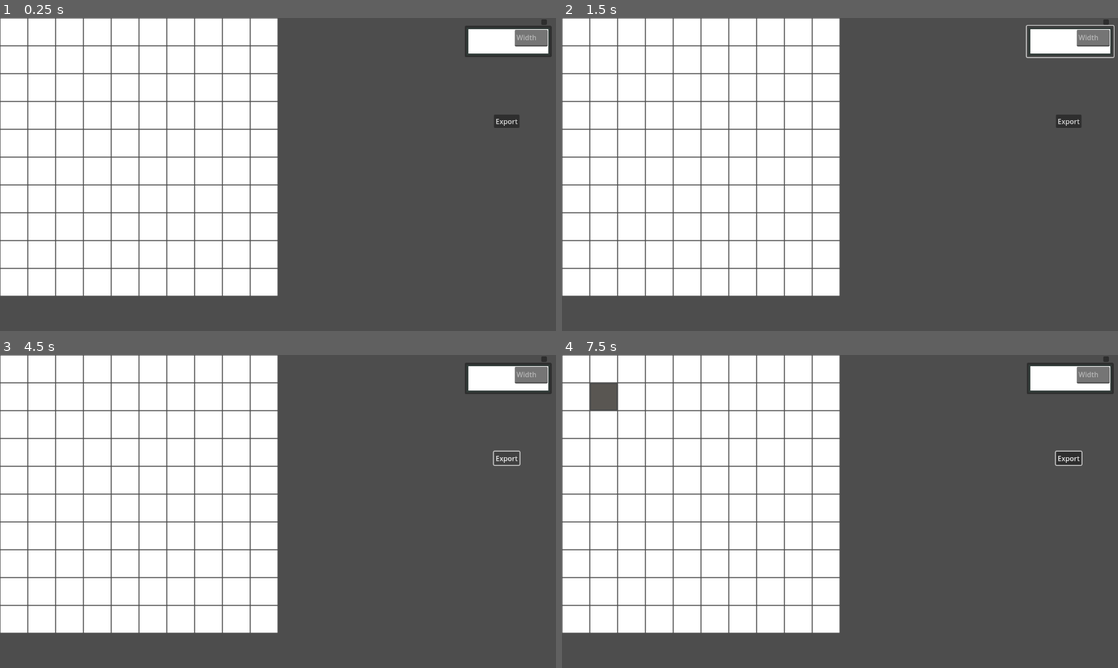
Above: before the commit, frames 1-4 (two rows, left to right).
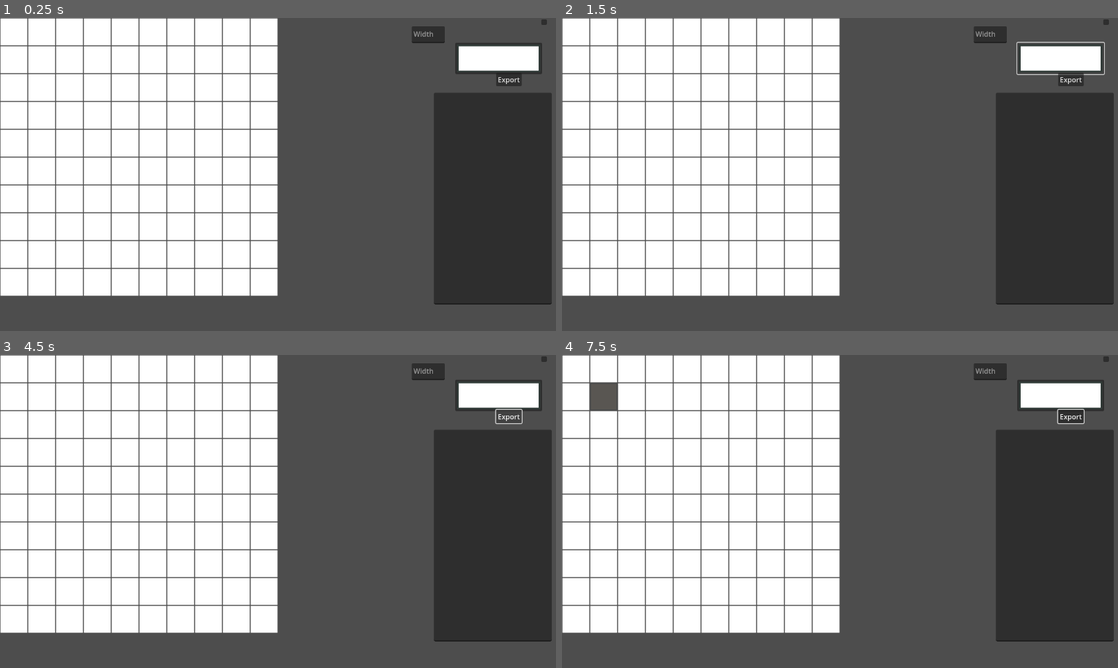
Above: after the commit, the same moments.

Repository: KbabFR/picross_editor
Game: Godot game, scene res://app.tscn
The game is run twice, just before and just after one commit, with the same random seed, the same clock (stepped at 60 frames per second) and the same inputs. The project has no main scene, so this scene is started directly.
Inputs (mouse positions are in pixels of both pictures, inside the frame that each line leads up to; where the layout moved, square brackets give the same spot in the first picture):
- Up to frame 1 (0.25 s): no input
- Up to frame 2 (1.5 s): click "Export" at 0.5 s; click (1062, 58) [1067, 43] at 1.25 s
- Up to frame 3 (4.5 s): click (544, 358) at 2 s; click (500, 395) [505, 380] at 2.75 s; click (544, 358) at 3.5 s; click "Export" at 4.25 s
- Up to frame 4 (7.5 s): click (1062, 395) [1067, 380] at 5 s; click (1106, 358) at 5.75 s; click "Export" at 6.5 s; tap Enter at 7.25 s; move the mouse to (589, 383) at 7.27 s; click (589, 383) at 7.42 s

The runs differ from the first frame. In frame 1, 17% of the frame differs, in the area x 74-100%, y 2-92%; in frame 2, 17%; in frame 3, 17%; in frame 4, 17%.

Commit message:
turbo giga maj

Diff:
--- a/Prefabs/ui_manager.tscn
+++ b/Prefabs/ui_manager.tscn
@@ -14,10 +14,10 @@
 
 [node name="Noir" type="Button" parent="."]
 layout_mode = 0
-offset_left = -210.0
-offset_top = 18.0
-offset_right = -10.0
-offset_bottom = 90.0
+offset_left = -232.0
+offset_top = 57.0
+offset_right = -32.0
+offset_bottom = 129.0
 icon = ExtResource("1_vd263")
 
 [node name="Gomme" type="Button" parent="."]
@@ -29,18 +29,25 @@
 
 [node name="TextEdit" type="TextEdit" parent="."]
 layout_mode = 0
-offset_left = -95.0
-offset_top = 27.0
-offset_right = -19.0
-offset_bottom = 66.0
+offset_left = -332.0
+offset_top = 19.0
+offset_right = -256.0
+offset_bottom = 58.0
 placeholder_text = "Width"
 
 [node name="Export" type="Button" parent="."]
 layout_mode = 0
-offset_left = -143.0
-offset_top = 222.0
-offset_right = -84.0
-offset_bottom = 253.0
+offset_left = -138.0
+offset_top = 126.0
+offset_right = -79.0
+offset_bottom = 157.0
 text = "Export"
 
+[node name="TextEdit2" type="TextEdit" parent="."]
+layout_mode = 0
+offset_left = -281.0
+offset_top = 172.0
+offset_right = -10.0
+offset_bottom = 659.0
+
 [connection signal="pressed" from="Export" to="." method="_on_export_pressed"]
--- a/Scripts/board.gd
+++ b/Scripts/board.gd
@@ -3,8 +3,8 @@
 const TILE_PATH = "res://Prefabs/tile.tscn"
 const STEP = 64
 const USER_PATH = "user://"
-var size: Vector2 = Vector2(10, 10)
 var board: Array
+var current_size: Vector2
 
 # Called when the node enters the scene tree for the first time.
 func _ready():
@@ -12,11 +12,12 @@
 
 
 func spawn_tile():
-	board.resize(size.y)
-	for y in range(size.y):
+	current_size = Global.size
+	board.resize(current_size.y)
+	for y in range(current_size.y):
 		var line: Array
-		line.resize(size.x)
-		for x in range(size.x):
+		line.resize(current_size.x)
+		for x in range(current_size.x):
 			var tile = load(TILE_PATH).instantiate()
 			tile.position = Vector2(STEP * x, STEP * y)
 			line[x] = tile
@@ -31,7 +32,8 @@
 		for x in range(board[0].size()):
 			line.append(board[y][x].state)
 		export.append(line)
-	generate_file(export)
+	#generate_file(export)
+
 
 func generate_file(nono: Array):
 	#Global.get_name_file()
@@ -42,3 +44,7 @@
 	var file = FileAccess.open(USER_PATH + String.num_int64(num) + ".txt",FileAccess.WRITE)
 	file.store_var(nono)
 	file.close()
+
+
+func resize():
+	pass
--- a/Scripts/global.gd
+++ b/Scripts/global.gd
@@ -1,7 +1,8 @@
 extends Node
 
-#
+
 var current_tool: int = 1
+var size: Vector2 = Vector2(10, 10)
 
 # Called when the node enters the scene tree for the first time.
 func _ready():
